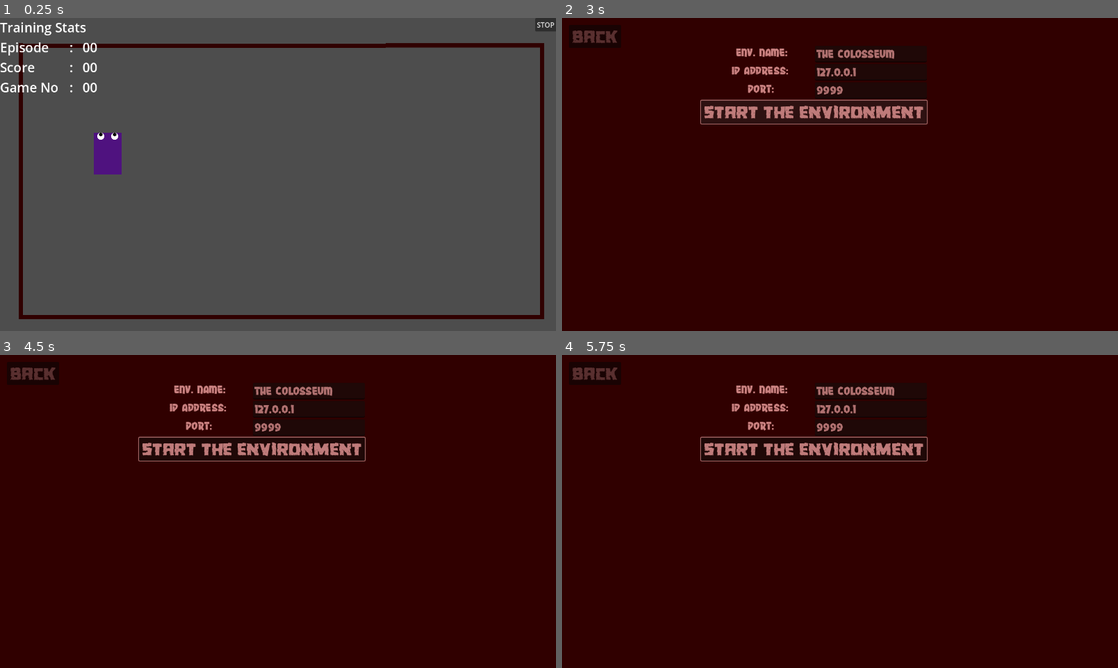
Above: before the commit, frames 1-4 (two rows, left to right).
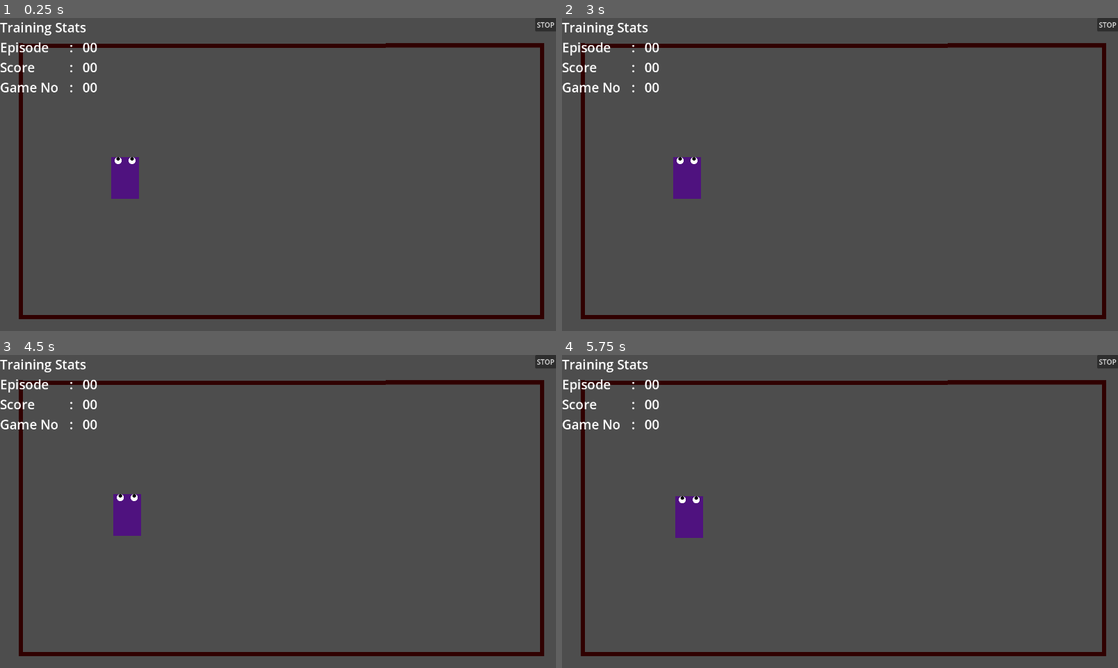
Above: after the commit, the same moments.

Repository: CrazyGG3r/fyp_try2
Game: Godot game, scene res://Scenes/environment.tscn
Two runs of this game, one before a commit and one after it. Both use one fixed random seed, a clock stepped at 60 frames per second and the inputs below. This scene is started directly instead of the project's main scene.
Inputs (mouse positions are in pixels of both pictures, inside the frame that each line leads up to):
- Up to frame 1 (0.25 s): no input
- Up to frame 2 (3 s): click "STOP" at 0.5 s; click "Back" at 1.25 s; click "Host" at 2 s; click "Start the environment" at 2.75 s
- Up to frame 3 (4.5 s): click (250, 448) at 3.5 s, where only the run before the commit has a clickable "Start the environment"; tap Enter at 4.25 s; move the mouse to (400, 495) at 4.27 s; hold D (RIGHT) from 4.28 s (still down); click (400, 495) at 4.42 s
- Up to frame 4 (5.75 s): tap Space at 5 s; move the mouse to (728, 527) at 5.02 s; release D (RIGHT) at 5.03 s; hold S (BACKWARDS) from 5.03 s (still down)

The runs differ from the first frame. In frame 1, 1.1% of the frame differs, in the area x 16-25%, y 36-58%; in frame 2, 96%, in the area x 0-100%, y 0-100%; in frame 3, 96%; in frame 4, 96%.

Commit message:
client set up good. server is eating my brain

Diff:
--- a/Environment/Scenes/environment.gd
+++ b/Environment/Scenes/environment.gd
@@ -1,11 +1,33 @@
 extends Node2D
 
+var server = TCPServer.new()
+var client_DQN = null
 
-# Called when the node enters the scene tree for the first time.
 func _ready():
-	pass # Replace with function body.
+	print("IP Address:", Global.ip_address)
+	print("Room Name:", Global.room_name)
+	print("Port Number:", Global.port_number)
+	var result = server.listen(Global.port_number, Global.ip_address)
+	if result == OK:
+		print("Server is listening on port", Global.port_number)
+	else:
+		print("Failed to start server:", result)
 
+func _process(delta):
+	# Check for new client connections
+	if server.is_connection_available():
+		client_DQN = server.take_connection()
+		if client_DQN:
+			client_DQN.set_no_delay(true)
+			print("New client connected.")
 
-# Called every frame. 'delta' is the elapsed time since the previous frame.
-func _process(delta):
-	pass
+	# Read data from the client if available
+	if client_DQN and client_DQN.get_available_bytes() > 0:
+		var action = client_DQN.get_data(client_DQN.get_available_bytes())
+		var action_str = String(action)  # Convert byte array to string
+		print("Received action:", action_str)
+		handle_action(action_str)
+
+func handle_action(action):
+	# Handle the received action
+	print("Handling action:", action)
--- a/Environment/Scenes/environment.tscn
+++ b/Environment/Scenes/environment.tscn
@@ -174,6 +174,6 @@
 mesh = SubResource("QuadMesh_u8v81")
 
 [node name="CharacterBody2D" parent="." instance=ExtResource("2_0eu02")]
-position = Vector2(248, 312)
+position = Vector2(288, 368)
 
 [connection signal="pressed" from="STOP" to="STOP" method="_on_pressed"]
--- a/Environment/Scripts/Hexapod_1.gd
+++ b/Environment/Scripts/Hexapod_1.gd
@@ -2,10 +2,9 @@
 
 
 const SPEED = 300.0
-const angular_speed = deg_to_rad(60)
+const angular_speed = deg_to_rad(20)
 var movement = Vector2(0,0)
 func _physics_process(delta):
-
 	if Input.is_action_just_pressed("BACKWARDS"):
 		movement = Vector2(sin(rotation),cos(rotation)) * SPEED
 		position += movement * delta
--- a/Environment/Scripts/connect.gd
+++ b/Environment/Scripts/connect.gd
@@ -15,11 +15,15 @@
 @onready var port = $Fields/Port/Port_Input
 @onready var ip = $Fields/IP/IP_Input
 
-var server = WebSocketMultiplayerPeer.new()
+
 
 func _on_start_env_pressed():
 	var portt = int (port.text)
 	var ipp = str(ip.text)
 	var nameee = str(namee.text)
 	print(ipp,portt,nameee)
-	server.create_server(portt,ipp)
+	Global.ip_address = ipp
+	Global.port_number = portt
+	Global.room_name = nameee
+
+	get_tree().change_scene_to_file("res://Scenes/environment.tscn")
Not shown, added: Environment/Assets/Audio/Open Hands.mp3.import
Not shown, added: Environment/Assets/Audio/Riders.mp3.import
Not shown, added: Environment/Assets/Audio/Twilight of the Gods.mp3.import
Not shown, added: Environment/Assets/Audio/Valhalla.mp3.import
Not shown, added: Environment/Assets/Audio/Weapons for Souls.mp3.import
Not shown, changed: Dummy_Agent/test.py
Not shown, changed: Dummy_Agent/to_environment.py
Not shown, added: Environment/Assets/Audio/Open Hands.mp3
Not shown, added: Environment/Assets/Audio/Riders.mp3
Not shown, added: Environment/Assets/Audio/Twilight of the Gods.mp3
Not shown, added: Environment/Assets/Audio/Valhalla.mp3
Not shown, added: Environment/Assets/Audio/Weapons for Souls.mp3
